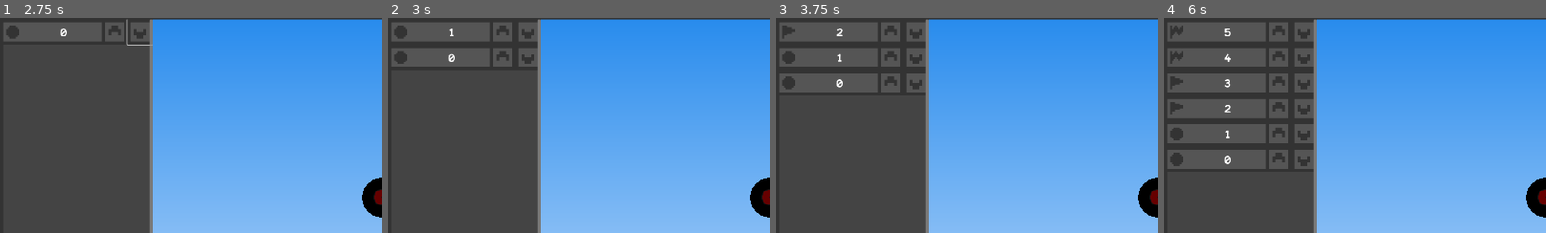
Above: before the commit, frames 1-4 (left to right).
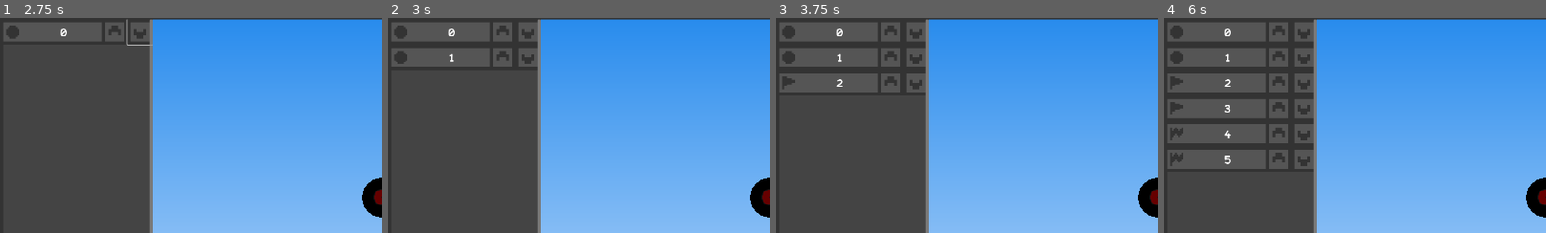
Above: after the commit, the same moments.

Repository: beatrixwashere/RedBallMakerPlus
Game: Godot game, scene res://scenes/main.tscn
Two runs of this game, one before a commit and one after it. Both use one fixed random seed, a clock stepped at 60 frames per second and the inputs below.
Inputs (mouse positions are % of the whole screen's width and height, from its top left):
- Up to frame 1 (2.75 s): click (8, 86) at 0.5 s; click (15, 11) at 1.25 s; click (18, 11) at 2 s
- Up to frame 2 (3 s): click (8, 86) at 2.75 s
- Up to frame 3 (3.75 s): click (12, 86) at 3.5 s
- Up to frame 4 (6 s): click (12, 86) at 4.25 s; click (18, 86) at 5 s; click (18, 86) at 5.75 s
The pictures show only the part of the screen within x 0-50%, y 8-58%; the shares and areas given below are measured in that part.

Frame 1 is identical in both runs. In frame 2, 0.1% of the frame differs, in the area x 15-18%, y 4-21%; in frame 3, 0.2%; in frame 4, 0.5%, in the area x 1-18%, y 3-69%.

Commit message:
layer list such that bottom is in front

Diff:
--- a/scripts/main.gd
+++ b/scripts/main.gd
@@ -25,7 +25,8 @@
 	"new_polygon": KEY_1,
 	"new_circle": KEY_2,
 	"new_checkpoint": KEY_3,
-	"new_flag": KEY_4 }
+	"new_flag": KEY_4,
+	"focus_block": KEY_F }
 # level
 var level_blocks:Dictionary
 var level_nidx:int = 0
@@ -92,14 +93,21 @@
 				%ui.zoom = Vector2(2,2)
 				%ui.scale = Vector2(0.5,0.5)
 				%ui/rbref.scale = Vector2(2,2)
-			if event.keycode == keybinds["new_polygon"]:
-				if event.is_pressed(): new_block(Block.blocktypes.POLYGON)
-			if event.keycode == keybinds["new_circle"]:
-				if event.is_pressed(): new_block(Block.blocktypes.CIRCLE)
-			if event.keycode == keybinds["new_checkpoint"]:
-				if event.is_pressed(): new_block(Block.blocktypes.CHECKPOINT)
-			if event.keycode == keybinds["new_flag"]:
-				if event.is_pressed(): new_block(Block.blocktypes.FLAG)
+			if event.keycode == keybinds["new_polygon"]: if event.is_pressed():
+				new_block(Block.blocktypes.POLYGON)
+			if event.keycode == keybinds["new_circle"]: if event.is_pressed():
+				new_block(Block.blocktypes.CIRCLE)
+			if event.keycode == keybinds["new_checkpoint"]: if event.is_pressed():
+				new_block(Block.blocktypes.CHECKPOINT)
+			if event.keycode == keybinds["new_flag"]: if event.is_pressed():
+				new_block(Block.blocktypes.FLAG)
+		else: if event.keycode == keybinds["focus_block"]: if event.is_pressed():
+			print("tween")
+			var tween:Tween = get_tree().create_tween() \
+			.set_trans(Tween.TRANS_QUART).set_ease(Tween.EASE_OUT)
+			tween.tween_property(%ui, "position", level_blocks[level_selection].get_polyavg() \
+			if level_blocks[level_selection].type == Block.blocktypes.POLYGON else \
+			level_blocks[level_selection].position, 0.5)
 	# mouse buttons
 	if event is InputEventMouseButton:
 		match event.button_index:
@@ -139,6 +147,7 @@
 	new_levelobj(n_data)
 	# add block to list
 	new_listobj(n_data)
+	# finalization
 	level_blocks[level_nidx] = n_data
 	level_nidx += 1
 # helper function for making the levelobj
@@ -197,7 +206,7 @@
 	n_block_list.get_node("move_up").connect("button_down", move_block.bind(level_nidx, true))
 	n_block_list.get_node("move_down").connect("button_down", move_block.bind(level_nidx, false))
 	%blocklist.add_child(n_block_list)
-	%blocklist.move_child(n_block_list, 0)
+	%blocklist.move_child(%blocklist/scrollfix, %blocklist.get_child_count()-1)
 	bdata.listobj = n_block_list
 # opens the block edit menu
 func edit_block(idx:int)->void:
@@ -240,7 +249,6 @@
 		%editlist.move_child(n_edit_obj, \
 		%editlist.get_child_count()-2)
 	# setup list
-	# TODO: add rest of variables, especially polygon
 	c_edit_obj.call("name","string",level_blocks[idx].name)
 	if level_blocks[idx].type == Block.blocktypes.POLYGON || \
 	level_blocks[idx].type == Block.blocktypes.CIRCLE:
@@ -317,10 +325,10 @@
 	elif !dir && level_blocks[idx].listobj.get_index()+1 <= %blocklist.get_child_count()-2:
 		%blocklist.move_child(level_blocks[idx].listobj, level_blocks[idx].listobj.get_index()+1)
 	# change the level child index
-	if dir && level_blocks[idx].listobj.get_index()+1 <= %level.get_child_count()-1:
+	if dir && level_blocks[idx].levelobj.get_index()-1 >= 0:
+		%level.move_child(level_blocks[idx].levelobj, level_blocks[idx].levelobj.get_index()-1)
+	elif !dir && level_blocks[idx].listobj.get_index()+1 <= %level.get_child_count()-1:
 		%level.move_child(level_blocks[idx].levelobj, level_blocks[idx].levelobj.get_index()+1)
-	elif !dir && level_blocks[idx].levelobj.get_index()-1 >= 0:
-		%level.move_child(level_blocks[idx].levelobj, level_blocks[idx].levelobj.get_index()-1)
 # deletes the selected block
 func delete_block()->void:
 	# remove data, levelobj, and listobj
